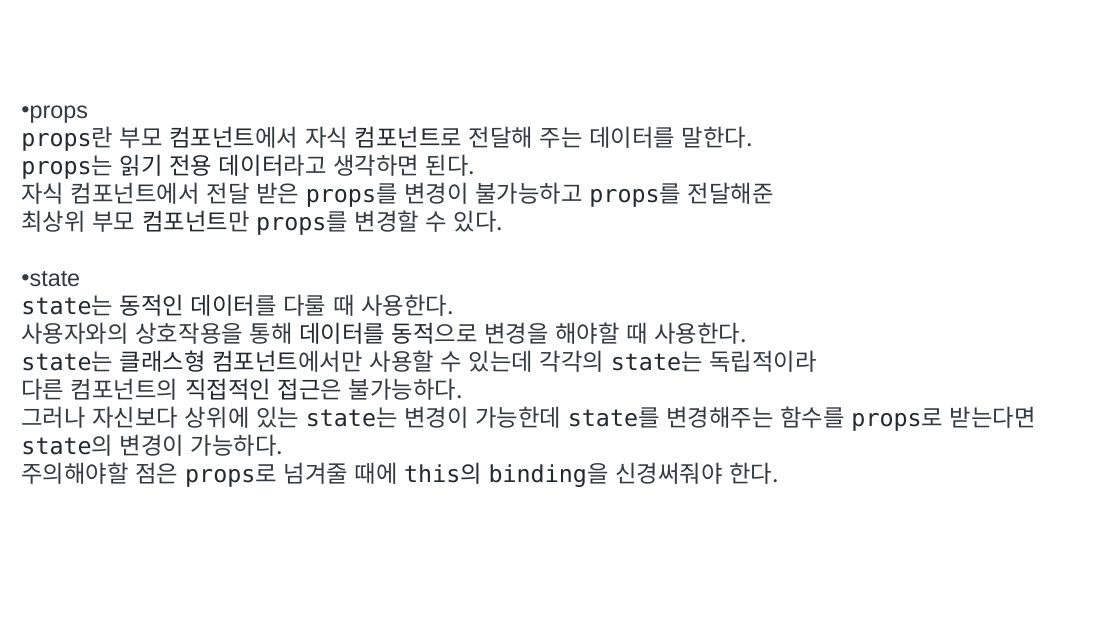
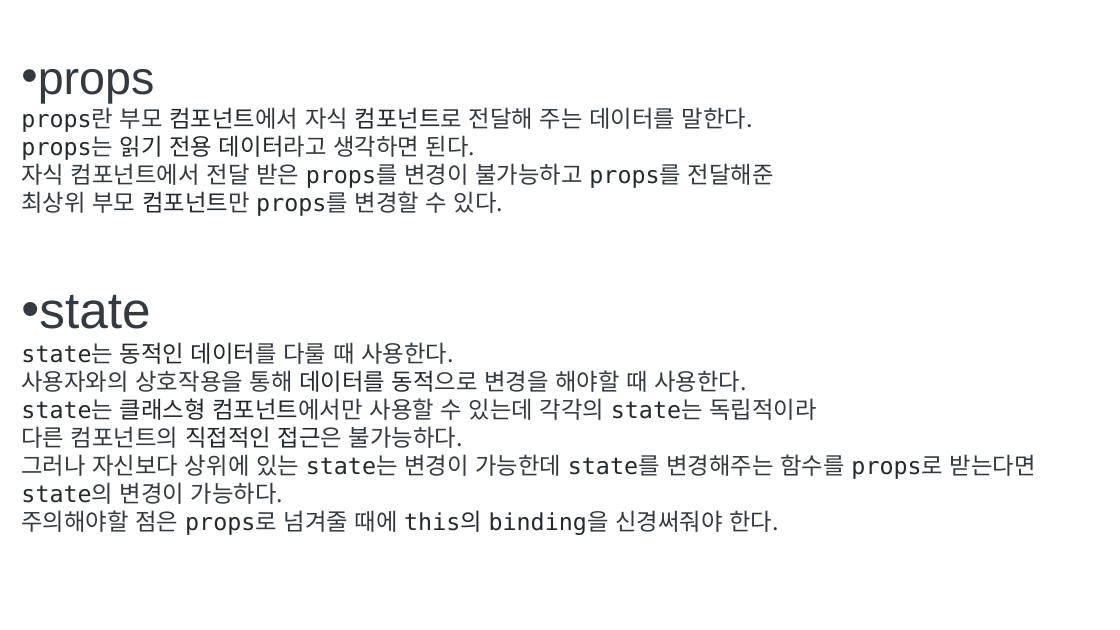
Before and after one commit to ParkNohYul1/study, a slide deck: slide 9 of 리액트/리액트란 무엇인가.pptx. Drawn at 1120x630 pixels with LibreOffice and Linux fonts; fonts in the diff are those of the drawing. Boxes give left, top, right and bottom in pixels: in the first picture for what was removed or moved away, otherwise in the second. Text is boxed around its words. In the diff, an @@ line names an element or a change of style, - is before the commit and + after.

Commit message:
dd
dd

```diff
--- a/리액트/리액트란 무엇인가.pptx
+++ b/리액트/리액트란 무엇인가.pptx
@@ text "props props란 부모 컴포넌트에서 자식 ...": place and size @@
-text "props props란 부모 컴포넌트에서 자식 ..." at (21, 105, 1036, 487)
+text "props props란 부모 컴포넌트에서 자식 ..." at (21, 69, 1036, 535)
@@ text "props props란 부모 컴포넌트에서 자식 ..." at (21, 69, 1036, 535): size 20 to 40 pt in "props"; size 20 to 44 pt in "state" @@
```
Also in this commit, not shown: 1 other slide changed, 7 slides added.
